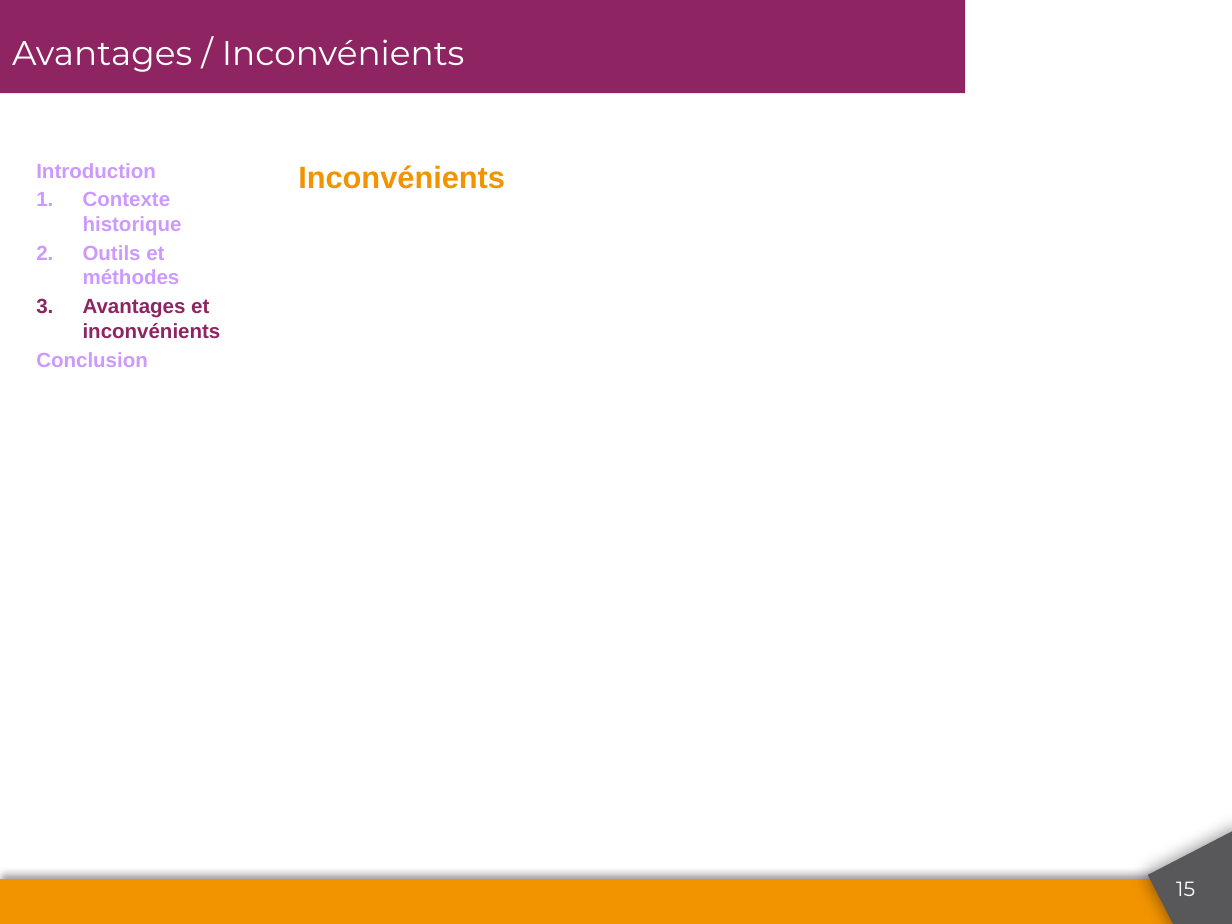
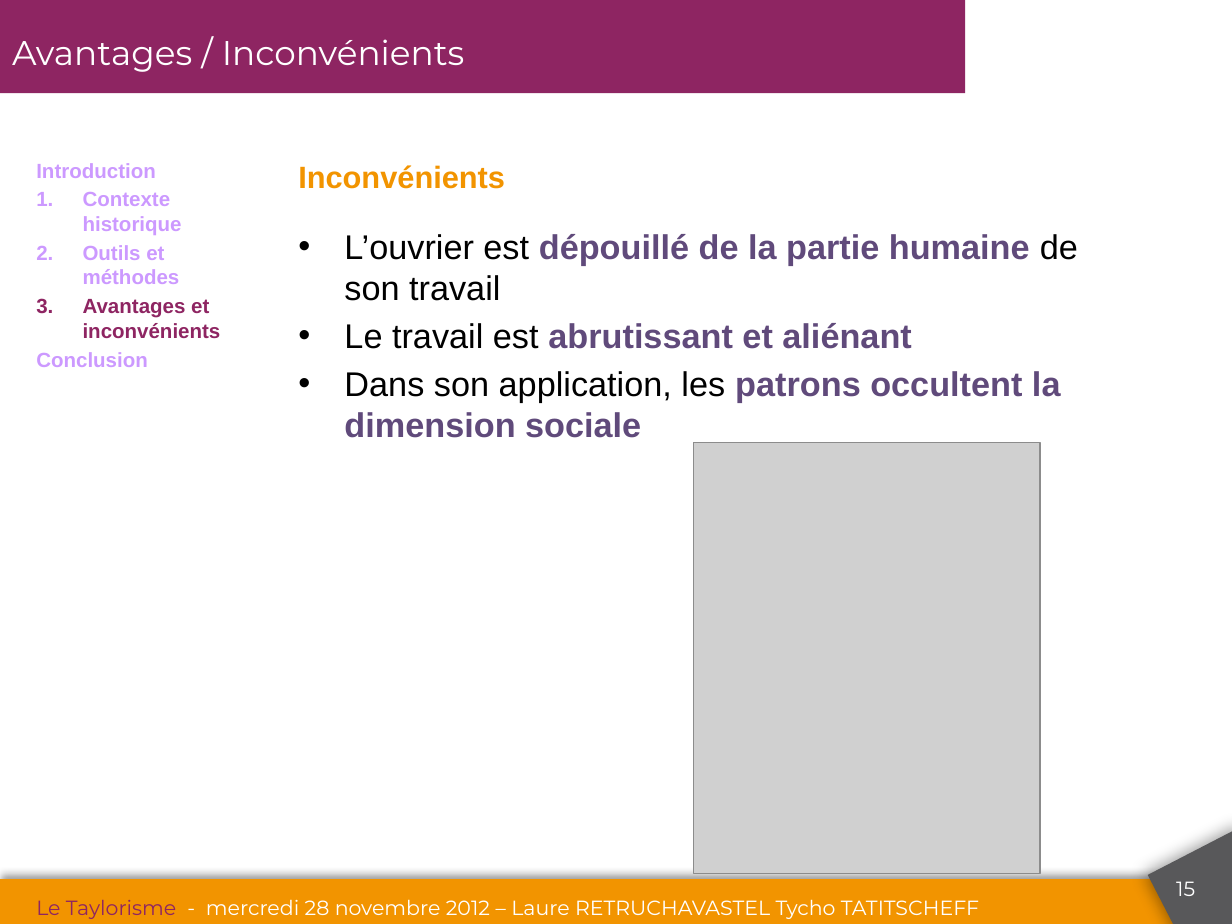
Before and after one commit to tychotatitscheff/Ensam, a slide deck: slide 15 of Taylorisme.pptx. Drawn at 1232x924 pixels with LibreOffice and Linux fonts; fonts in the diff are those of the drawing; grey boxes stand for pictures; background and template pictures are left out. Boxes give left, top, right and bottom in pixels: in the first picture for what was removed or moved away, otherwise in the second. Text is boxed around its words. In the diff, an @@ line names an element or a change of style, - is before the commit and + after.

```diff
--- a/Taylorisme.pptx
+++ b/Taylorisme.pptx
@@ text added at box(344, 234, 1078, 438), 20 pt, text #604A7B, bold @@
+• L’ouvrier est dépouillé de la partie humaine de son travail
+• Le travail est abrutissant et aliénant
+• Dans son application, les patrons occultent la dimension sociale
@@ picture added at box(694, 442, 1040, 873) @@
@@ text added at box(36, 899, 979, 919), 12 pt, text #FFFFFF @@
+Le Taylorisme - mercredi 28 novembre 2012 – Laure RETRUCHAVASTEL Tycho TATITSCHEFF
```
Also in this commit, not shown: 6 other slides changed, 1 slide added, 1 other file.
